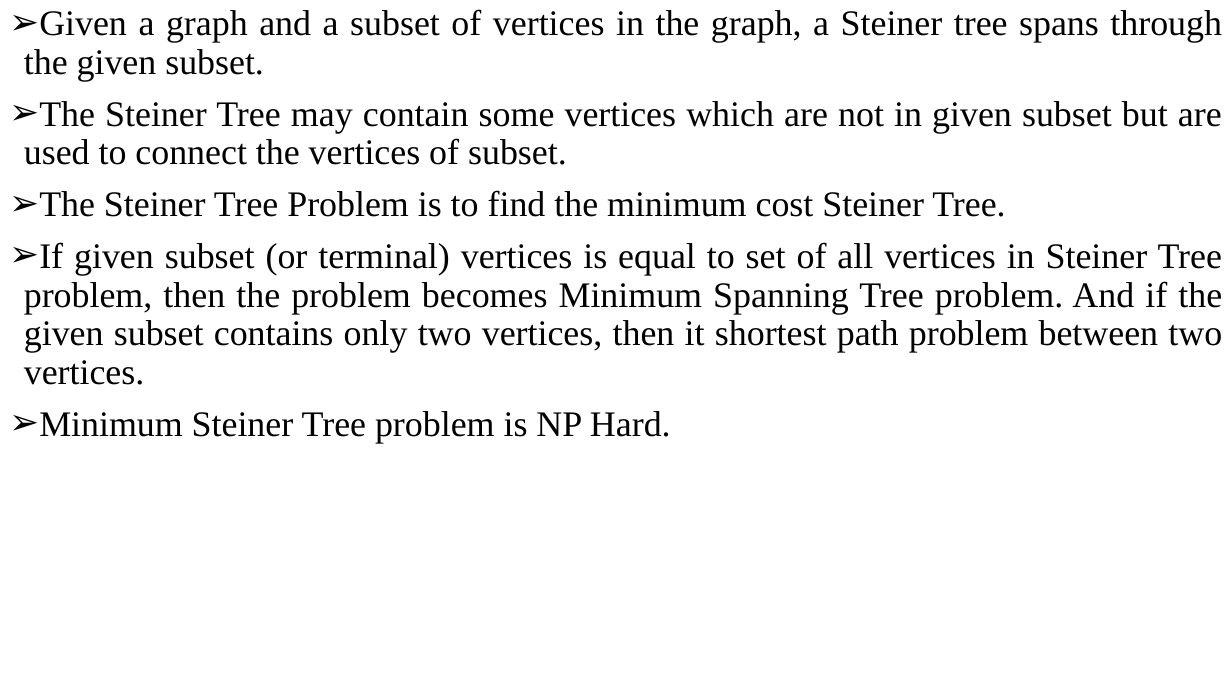
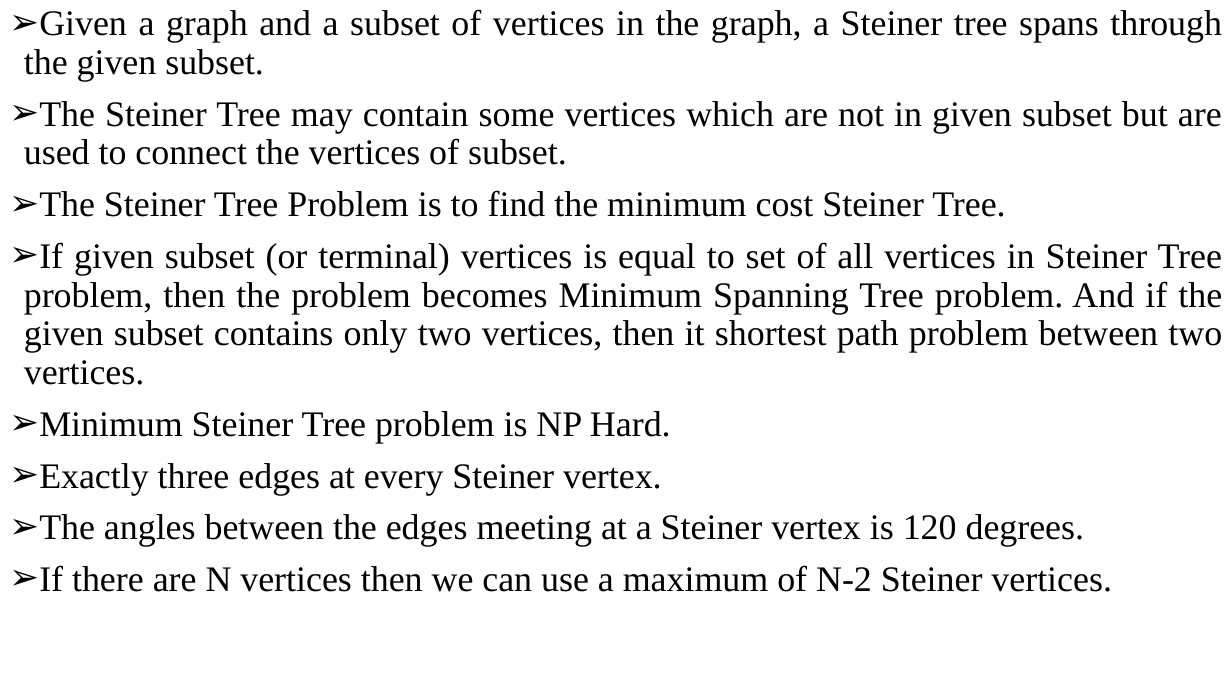
Before and after one commit to ajinkyabedekar/Minimum-Steiner-Trees, a slide deck: slide 2 of Minimum Steiner Trees.pptx. Drawn at 1232x693 pixels with LibreOffice and Linux fonts; fonts in the diff are those of the drawing. Boxes give left, top, right and bottom in pixels: in the first picture for what was removed or moved away, otherwise in the second. Text is boxed around its words. In the diff, an @@ line names an element or a change of style, - is before the commit and + after.

```diff
--- a/Minimum Steiner Trees.pptx
+++ b/Minimum Steiner Trees.pptx
@@ subtitle at (x1=39, y1=463, x2=1112, y2=592): paragraphs added @@
+➢ Exactly three edges at every Steiner vertex.
+➢ The angles between the edges meeting at a Steiner vertex is 120 degrees.
+➢ If there are N vertices then we can use a maximum of N-2 Steiner vertices.
```
Also in this commit, not shown: 8 other files.
